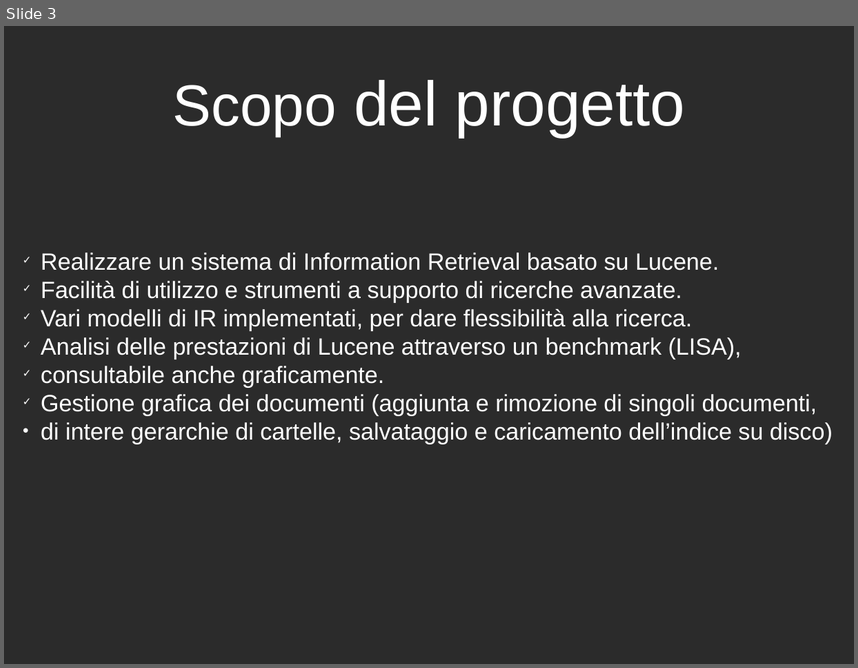
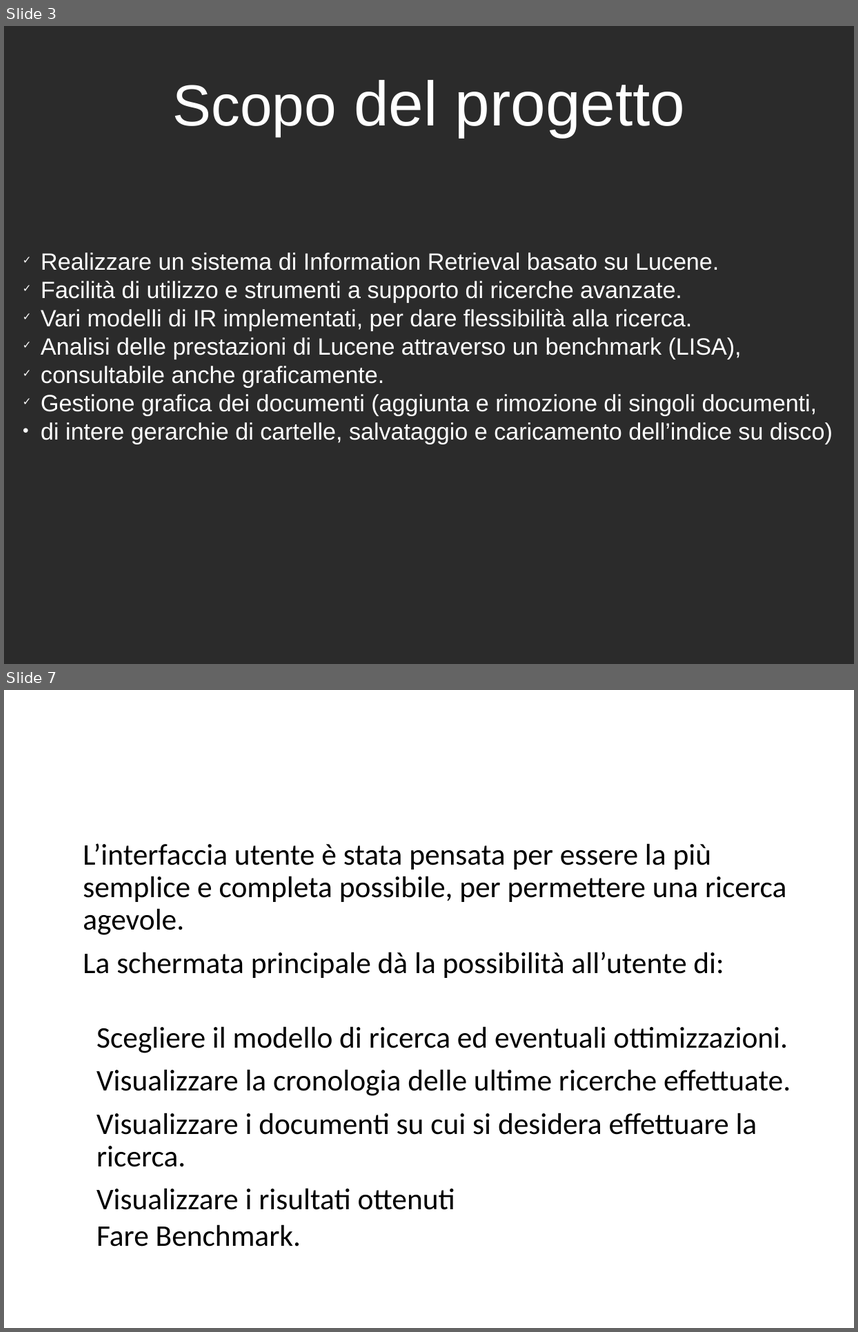
Before and after one commit to LucaGherardini/GAvI-Project, a slide deck: GAvI-Project/Presentation/presentazione.odp. Shown one above the other, each under a label of ours: slide 3 before the commit, slides 3 and 7 after it; the slides between them are not shown. The pictures are 858x668 and 858x1332 pixels, drawn with LibreOffice and Linux fonts; fonts in the diff are those of the drawing; background and template pictures are left out; a plain dark background stands for a picture behind light text. Boxes give left, top, right and bottom in pixels: in the first picture for what was removed or moved away, otherwise in the second. Text is boxed around its words. In the diff, an @@ line names an element or a change of style, - is before the commit and + after.

```diff
--- a/GAvI-Project/Presentation/presentazione.odp
+++ b/GAvI-Project/Presentation/presentazione.odp
@@ slide 7 added at (4, 690, 854, 1328), background picture (left out) @@
@@ title added at (83, 843, 228, 865), 44 pt, text #FFFFFF @@
+Interfaccia grafica
@@ text added at (83, 843, 786, 978), 28 pt, text #000000 @@
+➢ L’interfaccia utente è stata pensata per essere la più semplice e completa possibile, per permettere una ricerca agevole.
+➢ La schermata principale dà la possibilità all’utente di:
@@ text added at (96, 1026, 791, 1246), 28 pt, text #000000 @@
+• Scegliere il modello di ricerca ed eventuali ottimizzazioni.
+• Visualizzare la cronologia delle ultime ricerche effettuate.
+• Visualizzare i documenti su cui si desidera effettuare la ricerca.
+• Visualizzare i risultati ottenuti
+• Fare Benchmark.
```
Also in this commit, not shown: 3 slides changed, 9 other slides added.
